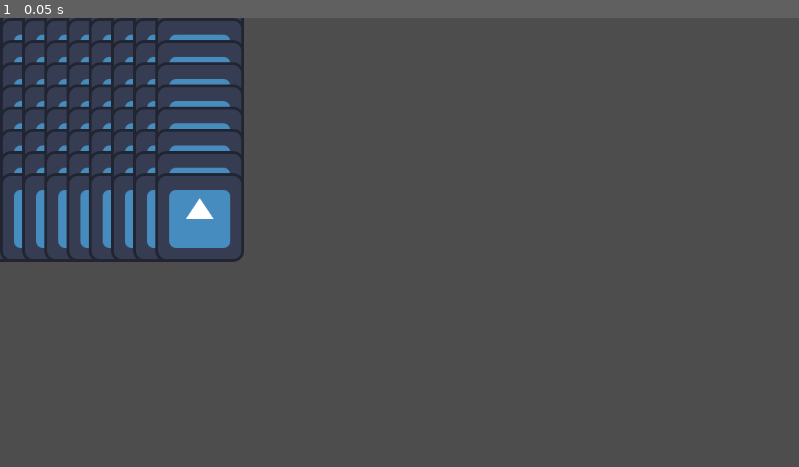
Above: before the commit, frame 1.
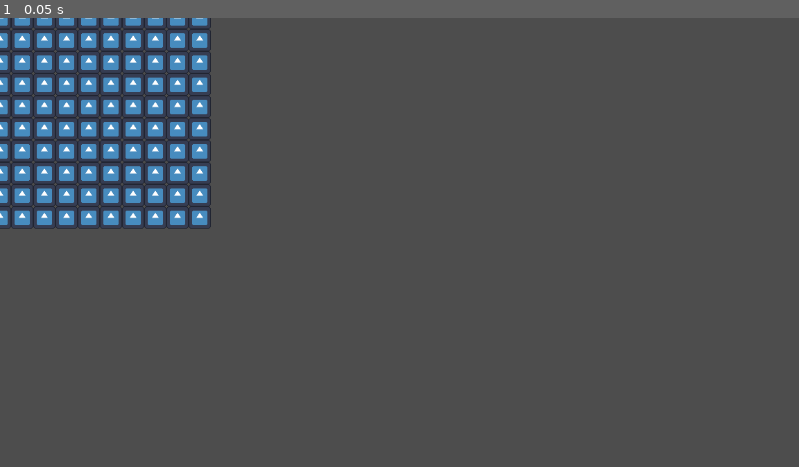
Above: after the commit, the same moment.

Repository: yoel2810/Path-Finding-Algorithm-Visualizer
Game: Godot game, scene res://Scenes/Main.tscn
Same seed, same stepped clock (60 frames per second), same inputs: the game is played once before the commit and once after it. The engine's default icon, where the game draws it, is replaced by a stand-in: a white triangle on a blue panel in a dark square.
Inputs:
- Up to frame 1 (0.05 s): no input

The runs differ from the first frame. In frame 1, 8.6% of the frame differs, in the area x 0-31%, y 0-55%.

Commit message:
Update grid cell sprite scaling

Diff:
--- a/Scenes/Main.gd
+++ b/Scenes/Main.gd
@@ -25,6 +25,9 @@
 	var sprite: Sprite2D = Sprite2D.new()
 	sprite.texture = load("res://icon.svg")
 	cell.add_child(sprite)
+	sprite.scale = Vector2(
+		cell_size.x / sprite.texture.get_width(), cell_size.y / sprite.texture.get_height()
+	)
 
 	# Add the cell as a child of the main node
 	add_child(cell)
